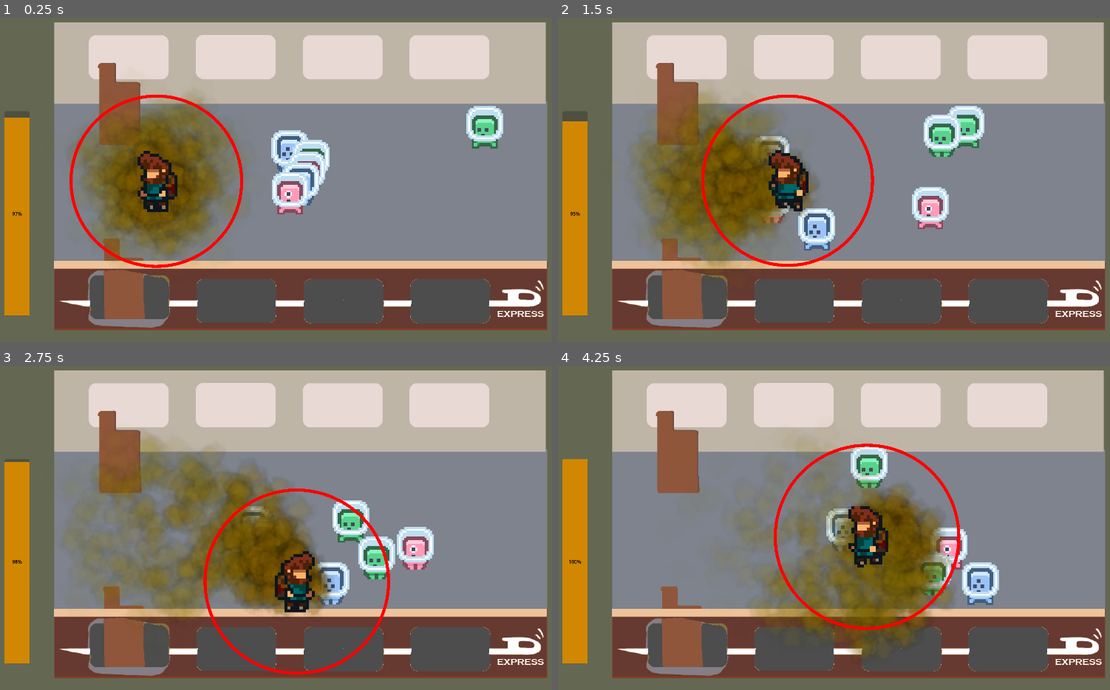
Above: before the commit, frames 1-4 (two rows, left to right).
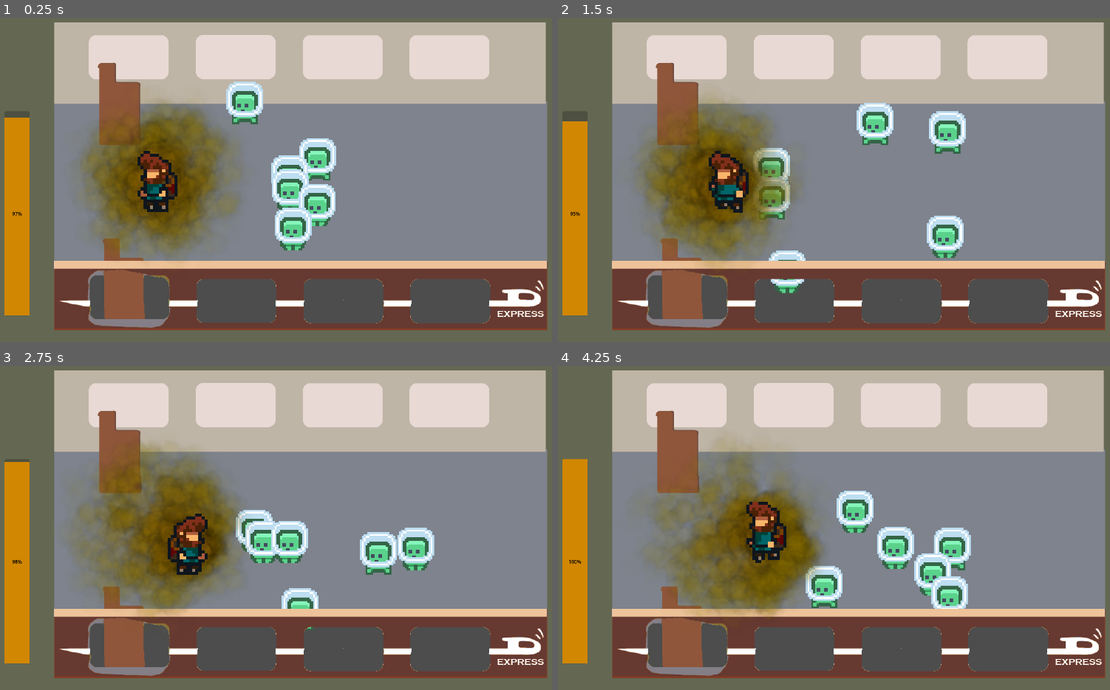
Above: after the commit, the same moments.

Repository: caiotava/Fart-Ninja
Game: Godot game, scene res://train/carriage.tscn
Two runs of this game, one before a commit and one after it. Both use one fixed random seed, a clock stepped at 60 frames per second and the inputs below.
Inputs:
- Up to frame 1 (0.25 s): no input
- Up to frame 2 (1.5 s): tap Enter at 0.5 s; hold Right (player_right) 0.53-1.28 s; hold Space (keep) 0.53-1.28 s; hold Down (player_down) from 1.28 s (still down); tap Space (keep) at 1.35 s
- Up to frame 3 (2.75 s): release Down (player_down) at 2.03 s; hold Right (player_right) from 2.03 s (still down); hold Space (keep) from 2.03 s (still down)
- Up to frame 4 (4.25 s): release Right (player_right) at 2.78 s; release Space (keep) at 2.78 s; hold Up (player_up) 2.78-3.53 s; tap Space (keep) at 2.85 s; hold Left (player_left) from 3.53 s (still down); hold Space (keep) from 3.53 s (still down)

The runs differ from the first frame. In frame 1, 7.0% of the frame differs, in the area x 12-92%, y 19-78%; in frame 2, 9.8%; in frame 3, 17%; in frame 4, 24%, in the area x 15-80%, y 22-90%.

Commit message:
Fart improvements

Diff:
--- a/fart/Fart.gd
+++ b/fart/Fart.gd
@@ -1,10 +1,12 @@
-extends Node2D
+extends Area2D
 
 @export var total_radius = 30
 @export var circle_color = Color(1, 0, 0)
 @export var circle_width = 1.0
 var radius: float
 var collider: CollisionShape2D
+#var colliders = []
+#var num_frame = 0
 
 # Called when the node enters the scene tree for the first time.
 func _ready():
@@ -15,9 +17,33 @@
 # Called every frame. 'delta' is the elapsed time since the previous frame.
 func _process(delta):
 	var offset = get_parent().color_ramp.get_offset(1)
-	radius = total_radius * offset
+	var sphere_radius = get_parent().emission_sphere_radius
+	radius = sphere_radius + (total_radius - sphere_radius) * offset
 	collider.shape.radius = radius
 	queue_redraw()
 
+	#print (global_position)
+
+	#if num_frame % 30 == 0:
+		##var new_collider = CollisionShape2D(shape=CircleShape2D())
+		#var shape = CircleShape2D.new()
+		#shape.set_radius(2 + len(colliders)*3)
+		#var collision = CollisionShape2D.new()
+		#collision.set_shape(shape)
+		#
+		#colliders.append(collision)
+		#add_child(collision)
+	#num_frame += 1
+
+
 func _draw():
-	draw_arc(Vector2(), radius, 0, 360, 100, circle_color, circle_width)
+	pass
+	#draw_arc(Vector2(), radius, 0, 360, 100, circle_color, circle_width)
+
+#
+#func _on_area_entered(area):
+	#print ("Collision ", area)
+#
+#
+#func _on_body_entered(body):
+	#print ("Collision ", body)
--- a/fart/Farticles.gd
+++ b/fart/Farticles.gd
@@ -1,6 +1,6 @@
 extends CPUParticles2D
 
-@export var min_offset = 0.2
+@export var min_offset = 0.01
 
 # Called when the node enters the scene tree for the first time.
 func _ready():
@@ -10,6 +10,11 @@
 func _process(delta):
 	var offset = color_ramp.get_offset(1)
 	color_ramp.set_offset(1, max(offset - 0.005, min_offset))
+	offset = color_ramp.get_offset(1)
+	if offset < min_offset + 0.05:
+		visible = false
+	else:
+		visible = true
 
 func _on_do_fart():
 	var offset = color_ramp.get_offset(1)
--- a/fartbar/FartBar.gd
+++ b/fartbar/FartBar.gd
@@ -2,9 +2,12 @@
 
 @export var keep_increase = 1.0
 @export var const_descrease = 0.2
+@export var release_increase = 0.1
+@export var full_release_increase = 0.5
 #@export var limit = 10
 #var value_hist = []
 var keep_last_pressed
+var full_release = false
 signal do_fart
 
 # Called when the node enters the scene tree for the first time.
@@ -12,12 +15,11 @@
 	pass
 
 func _input(event):
-	if event is InputEventKey and event.is_action_pressed("keep"):
+	if event is InputEventKey and event.is_action_pressed("keep") and not full_release:
 		# Increase the progress bar value
 		value += keep_increase
 		# add the timestamp of the last pressed key
 		keep_last_pressed = Time.get_ticks_msec()
-
 		## Clamp the value to not exceed the maximum
 		#value = min(value, value_hist[0])
 
@@ -25,8 +27,13 @@
 # Called every frame. 'delta' is the elapsed time since the previous frame.
 func _process(delta):
 	# if last pressed key is more than 200 ms ago
-	if keep_last_pressed and Time.get_ticks_msec() - keep_last_pressed > 200:
-		value += 0.1
+	if full_release:
+		value += full_release_increase
+		do_fart.emit()
+		if value == 100:
+			full_release = false
+	elif keep_last_pressed and Time.get_ticks_msec() - keep_last_pressed > 200:
+		value += release_increase
 		do_fart.emit()
 		#value_hist = [value]
 	else:
@@ -34,3 +41,6 @@
 		value -= const_descrease
 		#value_hist.append(value)
 		#value_hist = value_hist.slice(max(value_hist.size()-limit, 0), value_hist.size())
+
+	if value == 0:
+		full_release = true
--- a/train/carriage.tscn
+++ b/train/carriage.tscn
@@ -10,8 +10,6 @@
 [ext_resource type="Script" path="res://fart/Farticles.gd" id="7_3dqj2"]
 [ext_resource type="PackedScene" uid="uid://c75bqy1boy2j0" path="res://fartbar/fartbar.tscn" id="8_1o8v0"]
 [ext_resource type="Script" path="res://fart/Fart.gd" id="8_ujyyp"]
-[ext_resource type="SpriteFrames" uid="uid://3f8jh0gi3o8f" path="res://passengers/animations/passenger-02.tres" id="7_b8775"]
-[ext_resource type="SpriteFrames" uid="uid://g7udik6y4bs1" path="res://passengers/animations/passenger-03.tres" id="8_lrlhv"]
 
 [sub_resource type="RectangleShape2D" id="RectangleShape2D_a1ye8"]
 size = Vector2(25, 1080)
@@ -98,16 +96,18 @@
 z_index = 10
 position = Vector2(582, 556)
 disable_mode = 2
+move_speed = 100.0
+move_acceleration = 100.0
 
 [node name="Farticles" type="CPUParticles2D" parent="Passengers/Player"]
 z_index = -1
-position = Vector2(0.0999985, 0)
+position = Vector2(0.200001, 0)
 amount = 500
 lifetime = 3.0
 preprocess = 3.0
 texture = ExtResource("6_xp01f")
 emission_shape = 1
-emission_sphere_radius = 10.0
+emission_sphere_radius = 5.0
 direction = Vector2(1, 1)
 spread = 180.0
 gravity = Vector2(0, 0)
@@ -128,31 +128,32 @@
 
 [node name="FartCollider" type="CollisionShape2D" parent="Passengers/Player/Farticles/Fart"]
 shape = SubResource("CircleShape2D_s2l13")
+disabled = true
 debug_color = Color(0, 0.6, 0.701961, 0.419608)
 
 [node name="Passenger" parent="Passengers" instance=ExtResource("5_f8p45")]
-position = Vector2(1698, 384)
+position = Vector2(871, 236)
+
+[node name="CollisionShape2D" parent="Passengers/Passenger" index="1"]
+debug_color = Color(1, 0.6, 0.701961, 0.419608)
 
 [node name="Passenger2" parent="Passengers" instance=ExtResource("5_f8p45")]
 position = Vector2(1064, 576)
-animation_resource = ExtResource("7_b8775")
 
 [node name="Passenger3" parent="Passengers" instance=ExtResource("5_f8p45")]
 position = Vector2(1064, 576)
 
 [node name="Passenger4" parent="Passengers" instance=ExtResource("5_f8p45")]
 position = Vector2(1064, 576)
-animation_resource = ExtResource("8_lrlhv")
 
 [node name="Passenger5" parent="Passengers" instance=ExtResource("5_f8p45")]
 position = Vector2(1064, 576)
-animation_resource = ExtResource("7_b8775")
 
 [node name="Passenger6" parent="Passengers" instance=ExtResource("5_f8p45")]
 position = Vector2(1064, 576)
-animation_resource = ExtResource("8_lrlhv")
 
 [node name="NavigationRegion2D" type="NavigationRegion2D" parent="Passengers"]
+position = Vector2(1, 0)
 navigation_polygon = SubResource("NavigationPolygon_gub6n")
 
 [node name="FartBar" parent="." instance=ExtResource("8_1o8v0")]
@@ -163,4 +164,8 @@
 fill_mode = 3
 
 [connection signal="area_entered" from="Passengers/Player/Farticles/Fart" to="Passengers/Player/Farticles/Fart" method="_on_area_entered"]
+[connection signal="body_entered" from="Passengers/Player/Farticles/Fart" to="Passengers/Player/Farticles/Fart" method="_on_body_entered"]
 [connection signal="do_fart" from="FartBar" to="Passengers/Player/Farticles" method="_on_do_fart"]
+
+[editable path="Passengers/Player"]
+[editable path="Passengers/Passenger"]
Not shown: 1 places in train/carriage.tscn that only renumber resources
